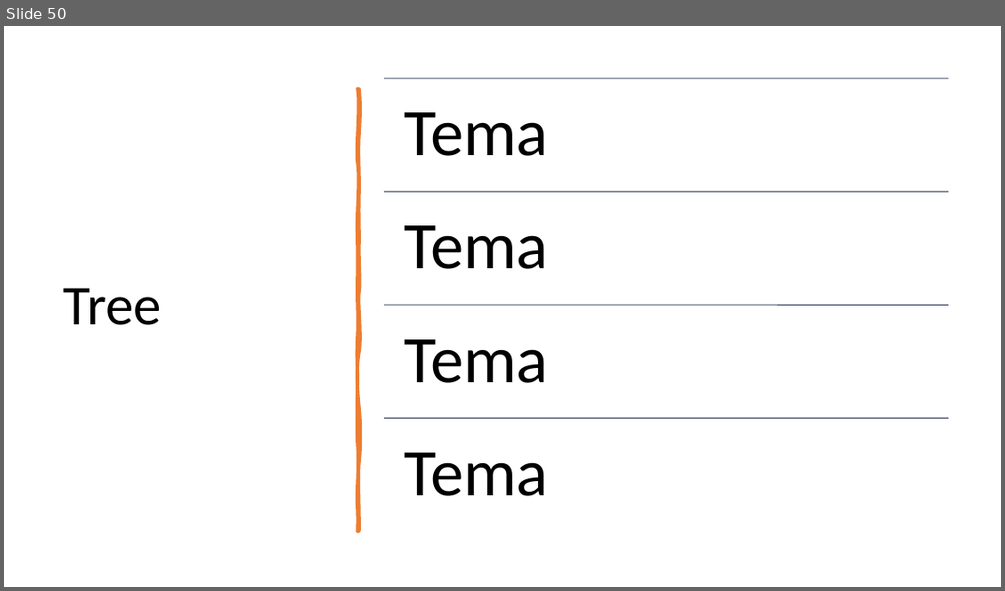
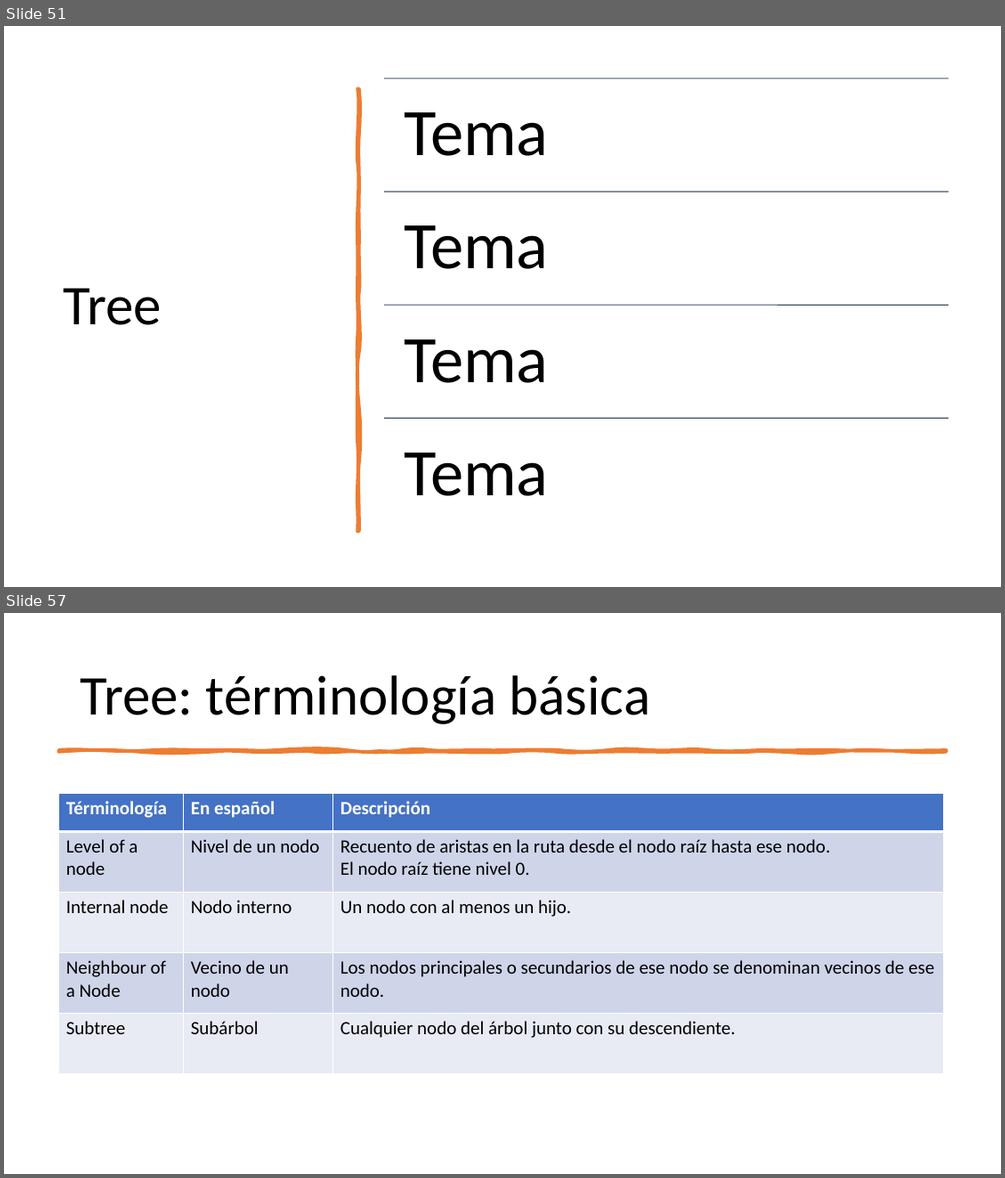
Before and after one commit to ppa-docencia-u/usm-est-datos, a slide deck: presentacion/Estructuras de datos-1.pptx. Shown one above the other, each under a label of ours: slide 50 before the commit, slides 51 and 57 after it; the slides between them are not shown. The pictures are 1005x591 and 1005x1178 pixels, drawn with LibreOffice and Linux fonts; fonts in the diff are those of the drawing. Boxes give left, top, right and bottom in pixels: in the first picture for what was removed or moved away, otherwise in the second. Text is boxed around its words. In the diff, an @@ line names an element or a change of style, - is before the commit and + after.

```diff
--- a/presentacion/Estructuras de datos-1.pptx
+++ b/presentacion/Estructuras de datos-1.pptx
@@ slide 57 added at box(4, 613, 1001, 1174), background #FFFFFF @@
@@ title added at box(80, 675, 651, 724), 54 pt, text #000000 @@
+Tree: términología básica
@@ freeform shape added at box(58, 750, 947, 751), fill #ED7D31, outline #ED7D31 3.25 pt @@
@@ table added at box(58, 793, 943, 1074), 5 rows, 3 columns @@
+Términología | En español | Descripción
+Level of a node | Nivel de un nodo | Recuento de aristas en la ruta desde el nodo raíz hasta ese nodo. / El nodo raíz tiene nivel 0.
+Internal node | Nodo interno | Un nodo con al menos un hijo.
+Neighbour of a Node | Vecino de un nodo | Los nodos principales o secundarios de ese nodo se denominan vecinos de ese nodo.
+Subtree | Subárbol | Cualquier nodo del árbol junto con su descendiente.
@@ what was slide 50 is now slide 51 @@
```
Also in this commit, not shown: 1 slide changed, 27 other slides added, 4 other files.
